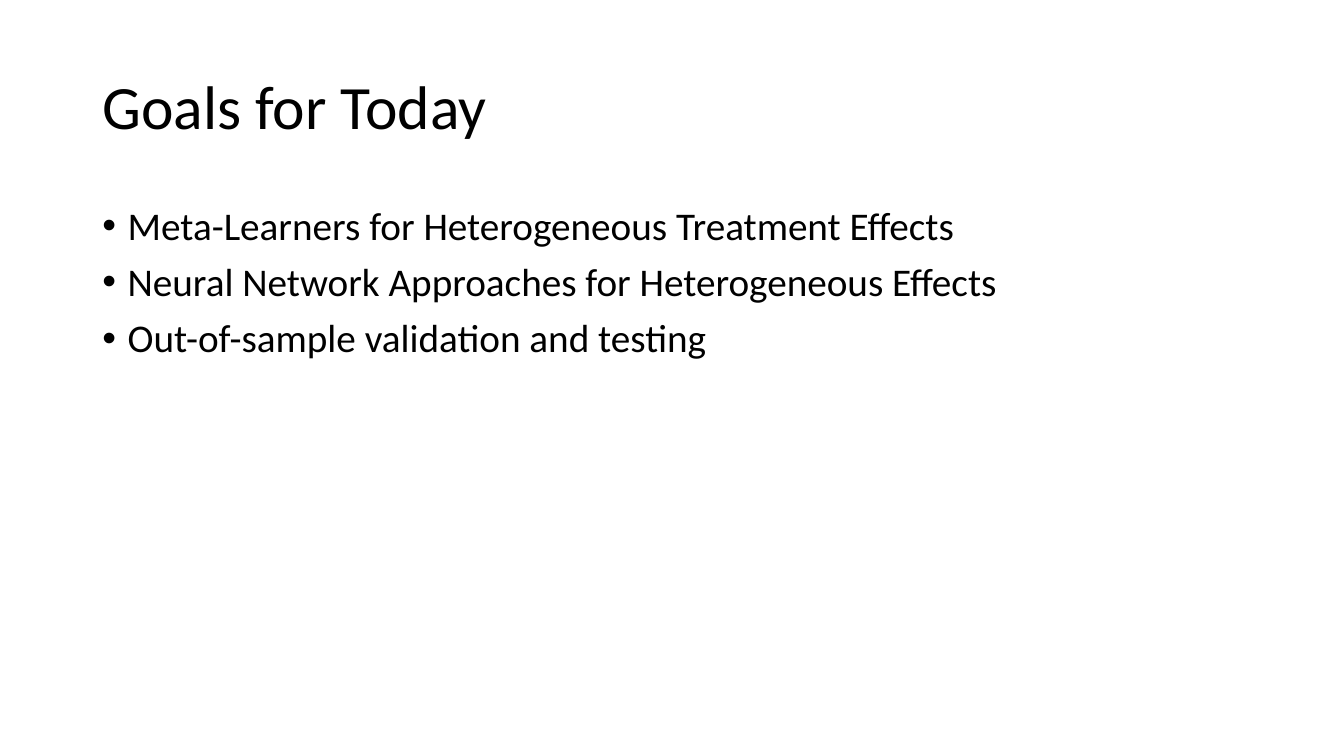
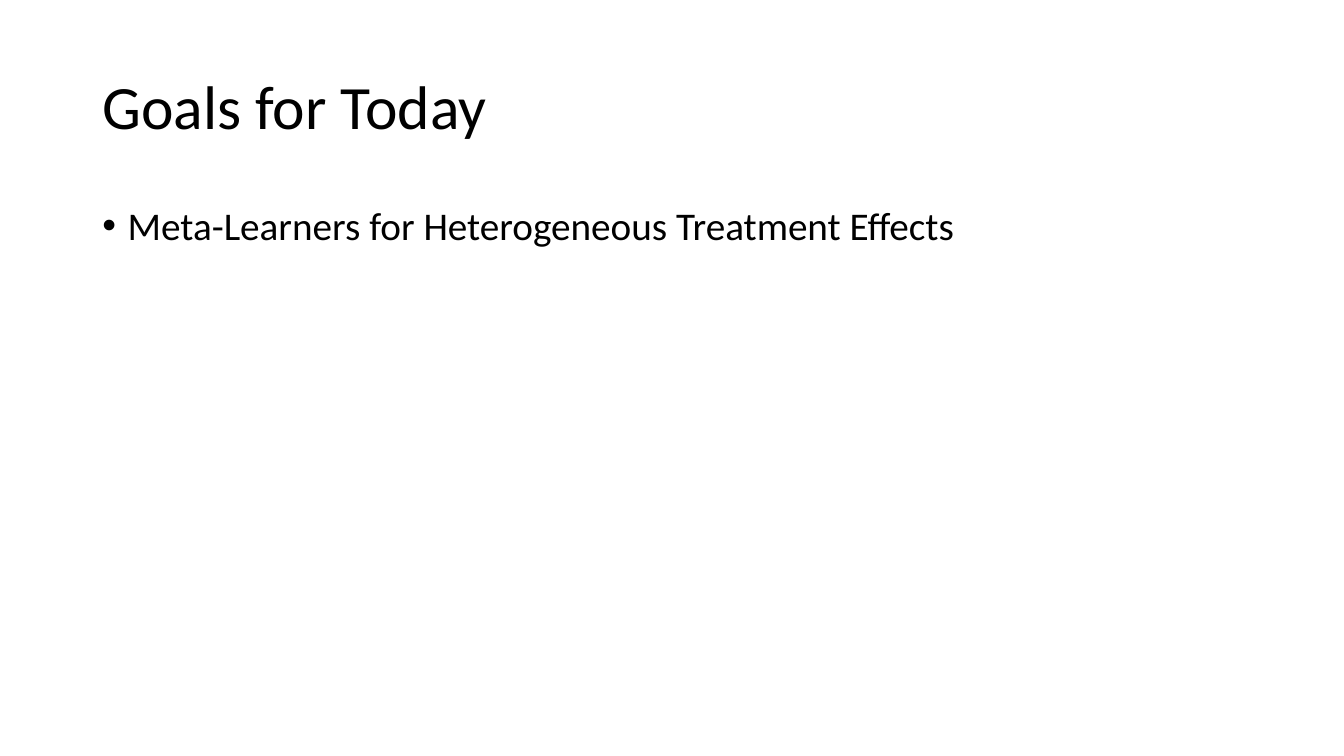
Before and after one commit to stanford-msande228/winter23, a slide deck: slide 10 of MSANDE228_Lecture17_Heterogeneous_Treatment_Effects.pptx (slide 4 before the commit). Drawn at 1344x756 pixels with LibreOffice and Linux fonts; fonts in the diff are those of the drawing. Boxes give left, top, right and bottom in pixels: in the first picture for what was removed or moved away, otherwise in the second. Text is boxed around its words. In the diff, an @@ line names an element or a change of style, - is before the commit and + after.

```diff
--- a/MSANDE228_Lecture17_Heterogeneous_Treatment_Effects.pptx
+++ b/MSANDE228_Lecture17_Heterogeneous_Treatment_Effects.pptx
@@ text at box(128, 268, 996, 359): paragraphs removed @@
-• Neural Network Approaches for Heterogeneous Effects
-• Out-of-sample validation and testing
```
Also in this commit, not shown: 1 slide added, 16 slides removed, 4 other files.
